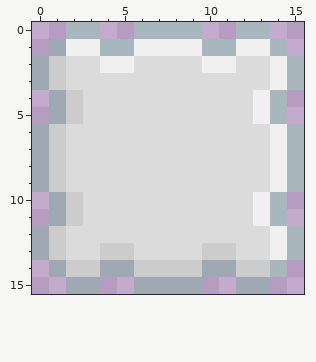
Pixel-art file, stored at Art Assets/Sprites/UI/Interactable Indicator.aseprite. Above: the version before the commit.
16x16 pixels, 1 frame.
New version:
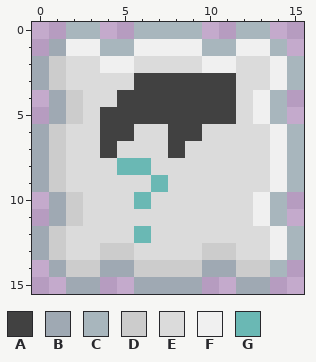
Palette (. is transparent): A #414141  B #9fa9b3  C #a8b6bd  D #cccccc  E #dbdbdb  F #f0f0f0  G #6ab8b4
Author's note on the commit: Created item pickup indicator
The exact change:
layer "Hand" added
layer "Mystery Item (On)" added
Layers "Mystery Item (On)", "Hand":
y 3: x 6..11 EEEEEE -> AAAAAA
y 4: x 5..11 EEEEEEE -> AAAAAAA
y 5: x 4..11 EEEEEEEE -> AAAAAAAA
y 6: x 4..5 EE -> AA; x 8..9 EE -> AA
y 7: x 4 E -> A; x 8 E -> A
y 8: x 5..6 EE -> GG
y 9: x 7 E -> G
y 10: x 6 E -> G
y 12: x 6 E -> G
Boxes around the changes in both pictures, in picture pixels (x1, y1, x2, y2):
changed: (100, 73, 236, 243)
